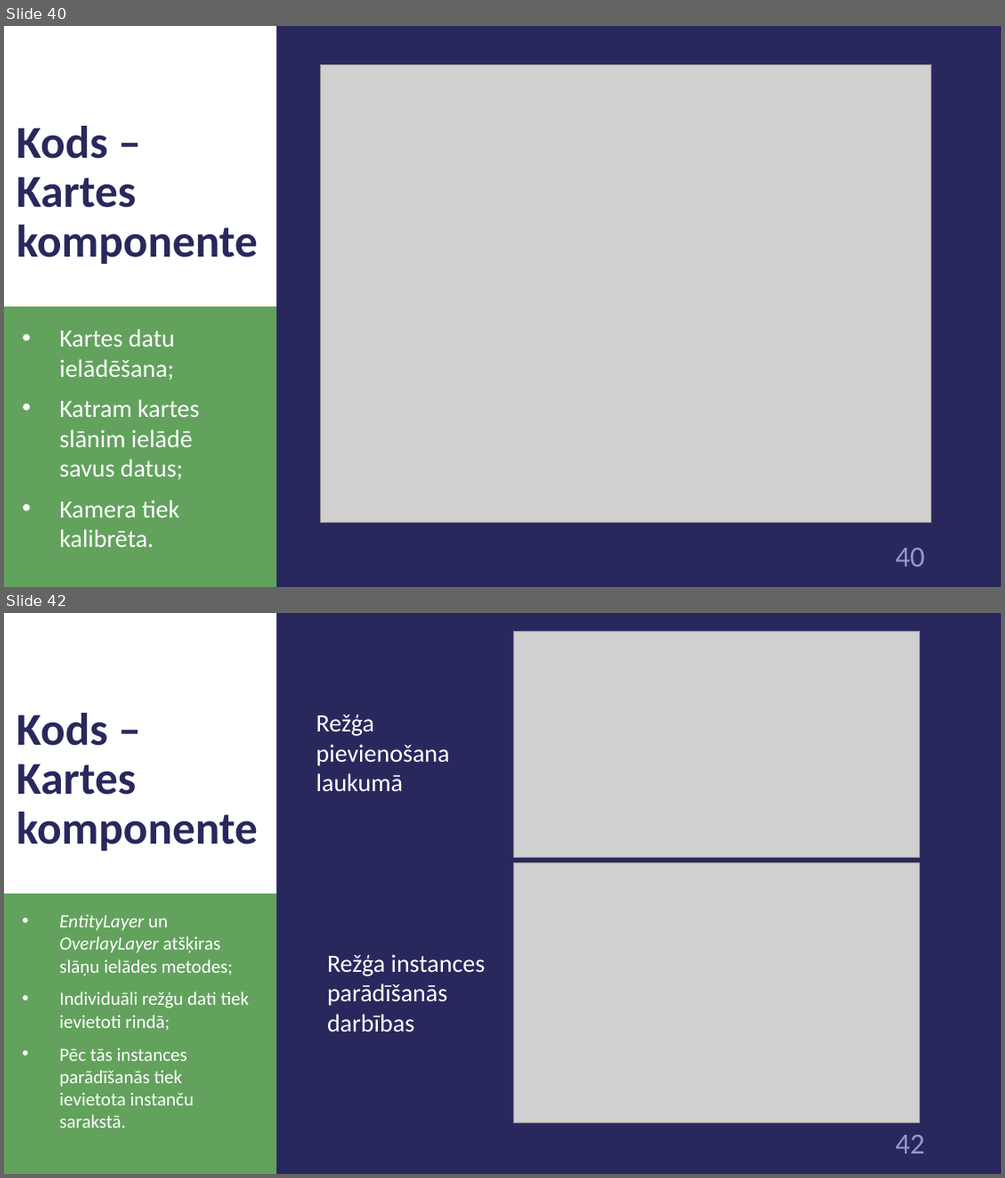
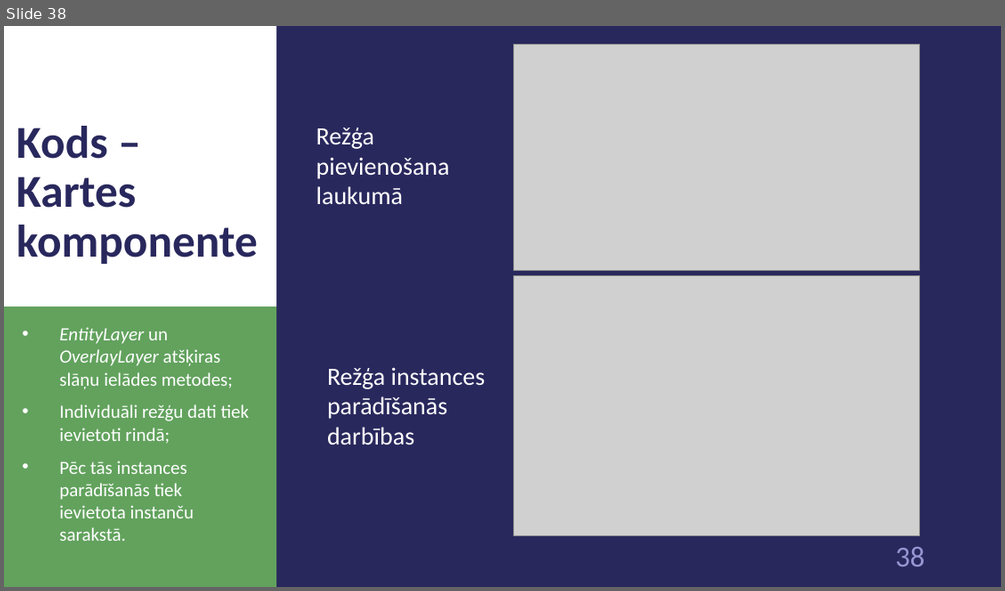
Before and after one commit to 1ivyatan/drumstalotajs, a slide deck: Documentation/Prezentācija.pptx. Shown one above the other, each under a label of ours: slides 40 and 42 before the commit, slide 38 after it; the slides between them are not shown. The pictures are 1005x1178 and 1005x591 pixels, drawn with LibreOffice and Linux fonts; fonts in the diff are those of the drawing; grey boxes stand for pictures. Boxes give left, top, right and bottom in pixels: in the first picture for what was removed or moved away, otherwise in the second. Text is boxed around its words. In the diff, an @@ line names an element or a change of style, - is before the commit and + after.

```diff
--- a/Documentation/Prezentācija.pptx
+++ b/Documentation/Prezentācija.pptx
@@ slide 40 removed at bbox=[4, 26, 1001, 587], background #29285D; not listed: 3 template elements that a slide beside it also shows @@
@@ picture removed at bbox=[320, 65, 932, 523] @@
@@ title removed at bbox=[16, 126, 258, 264] @@
-Kods – Kartes komponente
@@ text removed at bbox=[59, 329, 199, 547] @@
-• Kartes datu ielādēšana;
-• Katram kartes slānim ielādē savus datus;
-• Kamera tiek kalibrēta.
@@ what was slide 42 is now slide 38 @@
@@ page number at bbox=[895, 547, 924, 566]: text changed @@
-42
+38
```
Also in this commit, not shown: 7 slides changed, 25 other slides removed.
